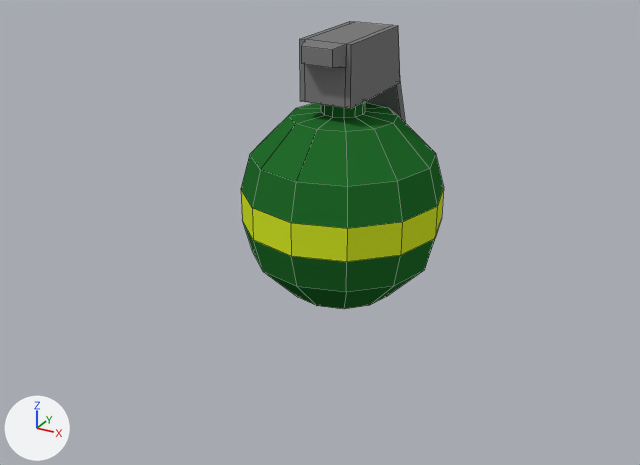
Renders of the Blender file Models/HEGrenade.blend from each side of a commit.
The view is the same before and after, from a camera (50 mm lens) standing at (0.225, -0.437, 0.197) and looking at (-0.005, -0.019, -0.012). The axes (+X, +Y, +Z) are drawn at lower left. The lights are the same throughout. Mesh edges are drawn as thin lines.
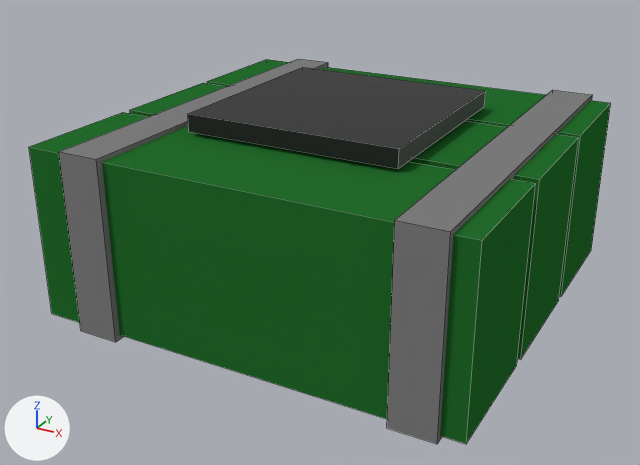
The edits, one by one:
Material 'MetalBlack' (mat_metalblack) is new.
Its base color is (0.0134, 0.0134, 0.0134) (black #1f1f1f).
me_mesh has 137 vertices, 134 faces and spans x -0.06..0.06, y -0.062..0.1, z -0.072..0.06.
me_mesh is used by ob_mesh; location (0.0, 0.0, 0.0); rotation (1.571, 0.0, 0.0), in degrees (90, 0, 0).
me_mesh part 1: a new loose piece, a box spanning x -0.125..0.125, y -0.05..0.05, z -0.038..0.038, in mat_grenadegreen (dark green #246d2d).
me_mesh part 2: a new loose piece, a box spanning x -0.125..0.125, y -0.05..0.05, z -0.118..-0.043, in mat_grenadegreen (dark green #246d2d).
me_mesh part 3: a new loose piece, a box spanning x -0.125..0.125, y -0.05..0.05, z 0.044..0.119, in mat_grenadegreen (dark green #246d2d).
me_mesh part 4: a new loose piece, a box spanning x -0.1..-0.075, y -0.053..0.053, z -0.121..0.123, in mat_graymetal (grey #7e7e7e).
me_mesh part 5: a new loose piece, a box spanning x 0.087..0.112, y -0.053..0.053, z -0.122..0.122, in mat_graymetal (grey #7e7e7e).
me_mesh part 6: a new loose piece, a box spanning x -0.0625..0.0625, y 0.0525..0.0625, z -0.0625..0.0625, in mat_metalblack (black #1f1f1f).
me_mesh part 7: the loose piece of 97 vertices spanning x -0.06..0.06, y -0.062..0.066, z -0.06..0.06 is deleted.
me_mesh part 8: the loose piece of 40 vertices spanning x -0.016..0.016, y -0.049..0.1, z -0.072..0.031 is deleted.
me_mesh no longer uses material mat_grenadeyellow (yellow #d3e727).
me_mesh now uses material mat_metalblack (black #1f1f1f).

Location of each change, [x1, y1, x2, y2] in pixels of the pictures (640 x 465 px):
'Mesh', reshaped (186% wider, 34% taller)
    before: [241, 21, 444, 309]
    after: [29, 59, 611, 444]
part 1 of me_mesh, added (green)
    after: [130, 83, 579, 359]
part 2 of me_mesh, added (green)
    after: [207, 59, 611, 297]
part 3 of me_mesh, added (green)
    after: [29, 113, 536, 444]
part 4 of me_mesh, added
    after: [59, 59, 328, 342]
part 5 of me_mesh, added
    after: [387, 90, 593, 444]
part 6 of me_mesh, added (black)
    after: [188, 67, 486, 168]
part 7 of me_mesh, deleted (green)
    before: [241, 101, 444, 309]
part 8 of me_mesh, deleted
    before: [300, 21, 405, 122]
